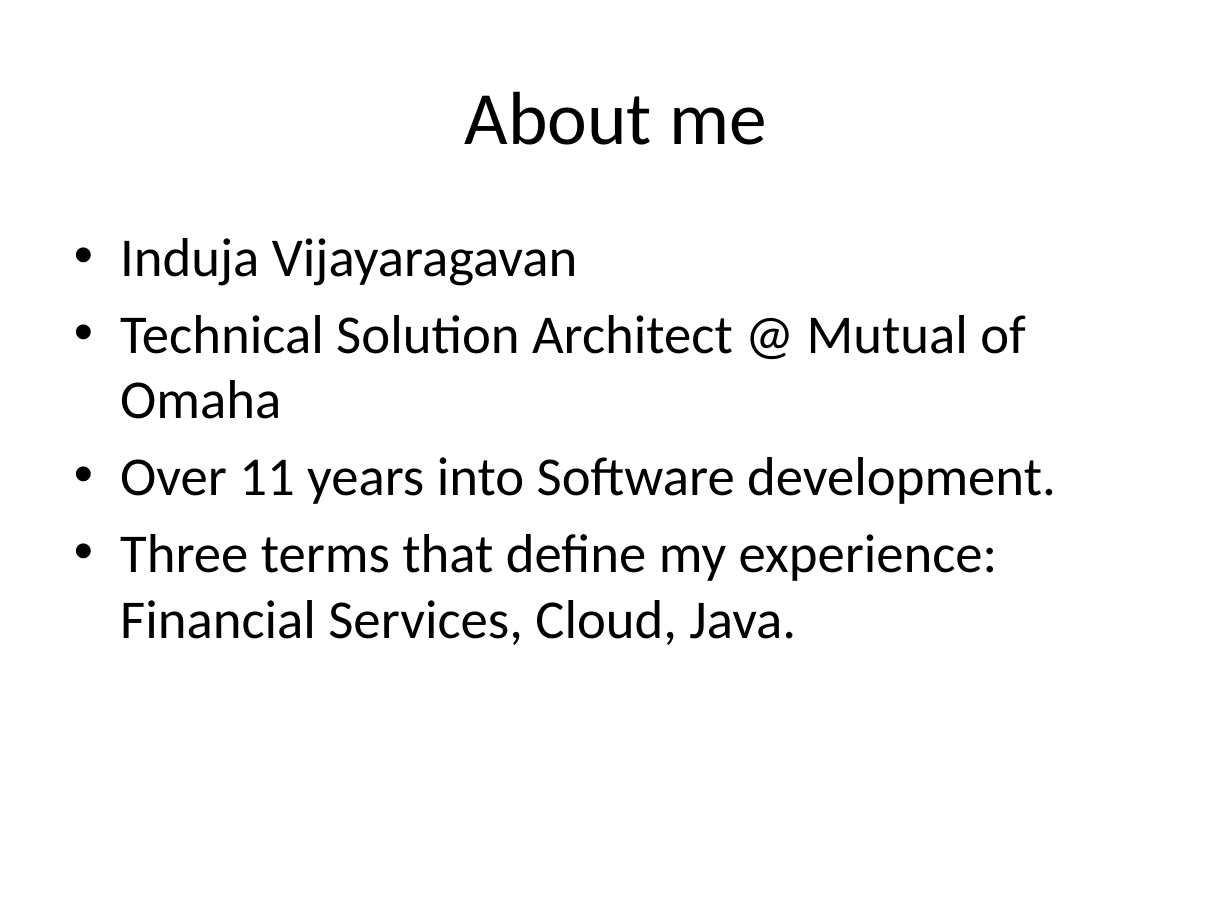
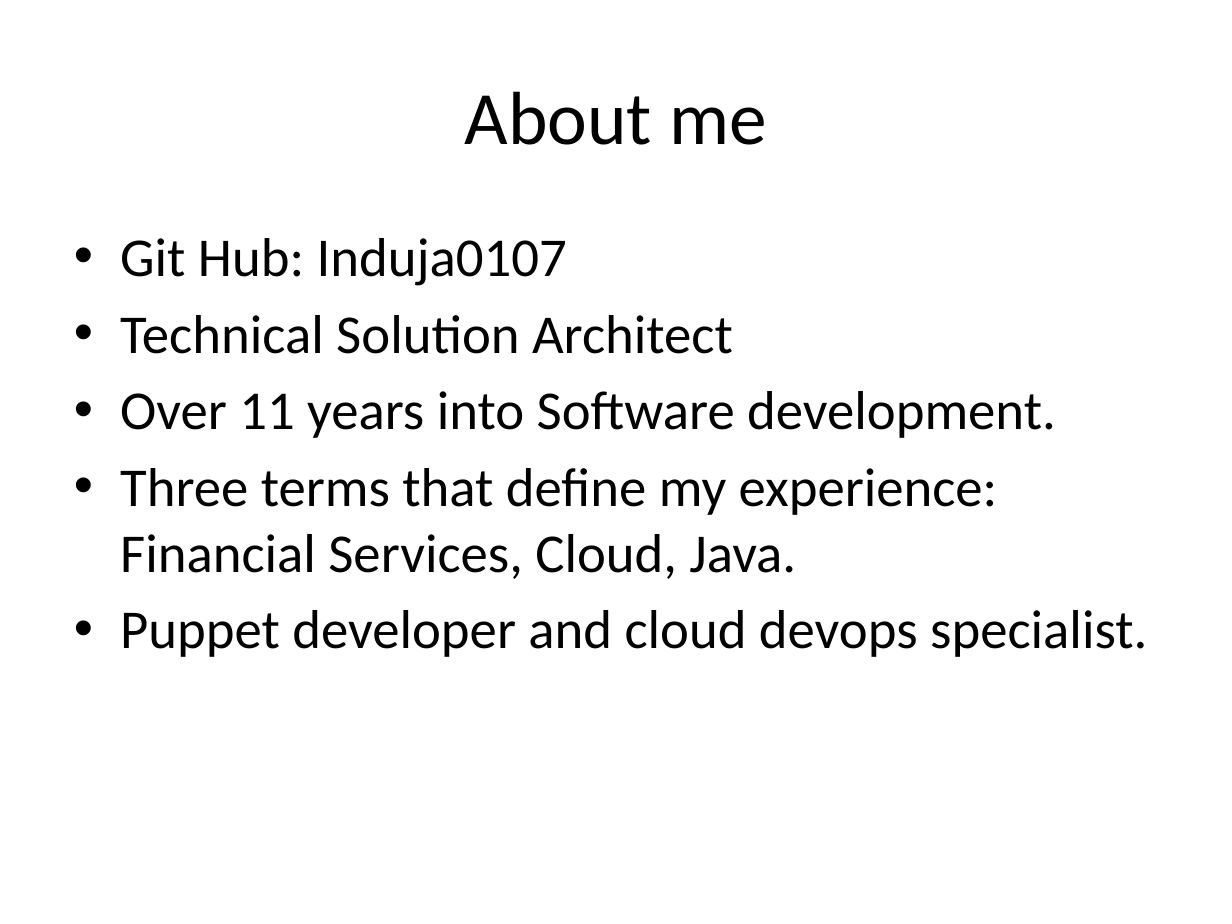
Before and after one commit to induja0107/Beaker-rspec, a slide deck: slide 3 of Beaker-rspec.pptx. Drawn at 1232x924 pixels with LibreOffice and Linux fonts; fonts in the diff are those of the drawing. Boxes give left, top, right and bottom in pixels: in the first picture for what was removed or moved away, otherwise in the second. Text is boxed around its words. In the diff, an @@ line names an element or a change of style, - is before the commit and + after.

Commit message:
Beaker demo presentation

```diff
--- a/Beaker-rspec.pptx
+++ b/Beaker-rspec.pptx
@@ text at [120,238,733,354]: text changed @@
-• Induja Vijayaragavan
-• Technical Solution Architect @ Mutual of Omaha
+• Git Hub: Induja0107
+• Technical Solution Architect
@@ text at [120,610,1147,657]: paragraph added @@
+• Puppet developer and cloud devops specialist.
```
